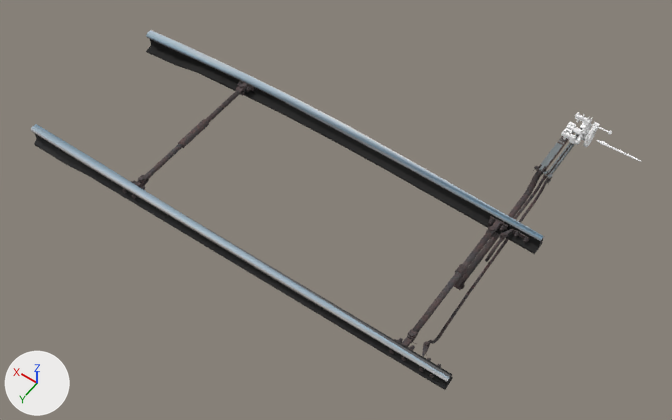
The FBX model Assets/Models/SP6_Animations/otkaz_anim/sp6_ani_00.fbx: old version first, new version second.
The view is the same before and after, from a 50 mm lens placed at (7.95, 3.45, 5.86), pointed at (10.61, -0.27, 0.01). The axes (+X, +Y, +Z) are drawn at lower left. The lights are the same throughout. Where no turn or scale is listed for an object, it has been applied to the vertices.

In view in the first picture: 'ostr_left', 'ostr_right', 'rab_tyaga', 'shiber_val', 'soedenit_tyaga_1', 'soedenit_tyaga_2', 'st_ap_02', 'tyag_contrl_long', 'tyag_contrl_short'.
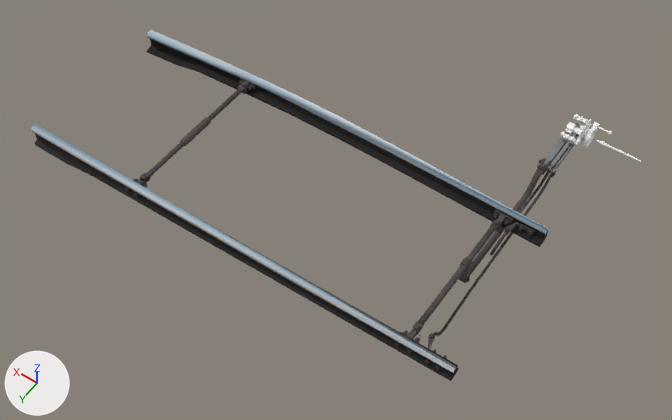
Edits to the bpy script that builds the scene:
```text
Change ob_st_ap_02:
    ob_st_ap_02.rotation_euler: (0.0, 0.0, 0.0) -> (-0.541, 0.0, 0.0)  # degrees (0, 0, 0) -> degrees (-31, 0, 0)
Change ob_tyag_contrl_short:
    ob_tyag_contrl_short.location: (9.317, -0.384, 0.27) -> (9.317, -0.457, 0.27)
Change ob_ostr_right:
    ob_ostr_right.rotation_euler: (0.0, 0.0, 0.0) -> (0.0, 0.0, 0.0199)  # degrees (0, 0, 0) -> degrees (0, 0, 1.1)
Change ob_soedenit_tyaga_1:
    ob_soedenit_tyaga_1.location: (9.404, -0.541, 0.361) -> (9.407, -0.612, 0.361)
Change ob_soedenit_tyaga_2:
    ob_soedenit_tyaga_2.rotation_euler: (0.0, 0.0, -0.0259) -> (0.0, 0.0, -0.0485)  # degrees (0, 0, -1.5) -> degrees (0, 0, -2.8)
Change ob_ostr_left:
    ob_ostr_left.rotation_euler: (0.0, 0.0, 0.0) -> (0.0, 0.0, 0.02)  # degrees (0, 0, 0) -> degrees (0, 0, 1.1)
Change ob_shiber_val:
    ob_shiber_val.rotation_euler: (-0.0175, 0.0, 0.0) -> (-2.216, 0.0, 0.0)  # degrees (-1, 0, 0) -> degrees (-127, 0, 0)
Change ob_tyag_contrl_long:
    ob_tyag_contrl_long.location: (9.299, -0.328, 0.262) -> (9.3, -0.401, 0.262)
Change ob_rab_tyaga:
    ob_rab_tyaga.location: (9.413, -0.831, 0.258) -> (9.413, -0.904, 0.258)
```

Pixel boxes [x1, y1, x2, y2] of what changed, in the pictures (672 x 420 px):
'ostr_left', turned
    before: [31, 124, 453, 390]
    after: [31, 124, 459, 381]
'ostr_right', turned
    before: [146, 30, 544, 254]
    after: [147, 30, 549, 247]
'soedenit_tyaga_1', moved
    before: [407, 226, 496, 344]
    after: [413, 220, 500, 337]
'soedenit_tyaga_2', turned
    before: [138, 84, 245, 187]
    after: [140, 82, 247, 185]
'rab_tyaga', moved
    before: [454, 165, 546, 290]
    after: [459, 158, 551, 283]
'tyag_contrl_long', moved
    before: [425, 178, 551, 356]
    after: [430, 172, 555, 346]
'tyag_contrl_short', moved
    before: [485, 175, 547, 262]
    after: [490, 169, 552, 255]
'shiber_val', turned
    before: [566, 122, 592, 141]
    after: [565, 122, 592, 141]
'glav_shest', turned
    both: [583, 127, 597, 147]
'st_ap_02', turned
    before: [575, 112, 592, 129]
    after: [573, 114, 588, 130]
